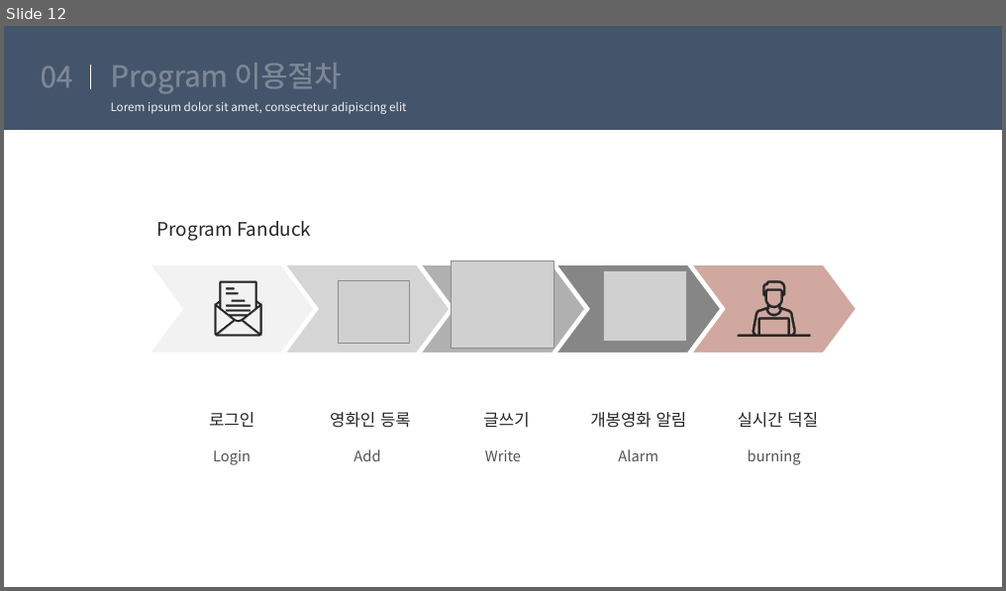
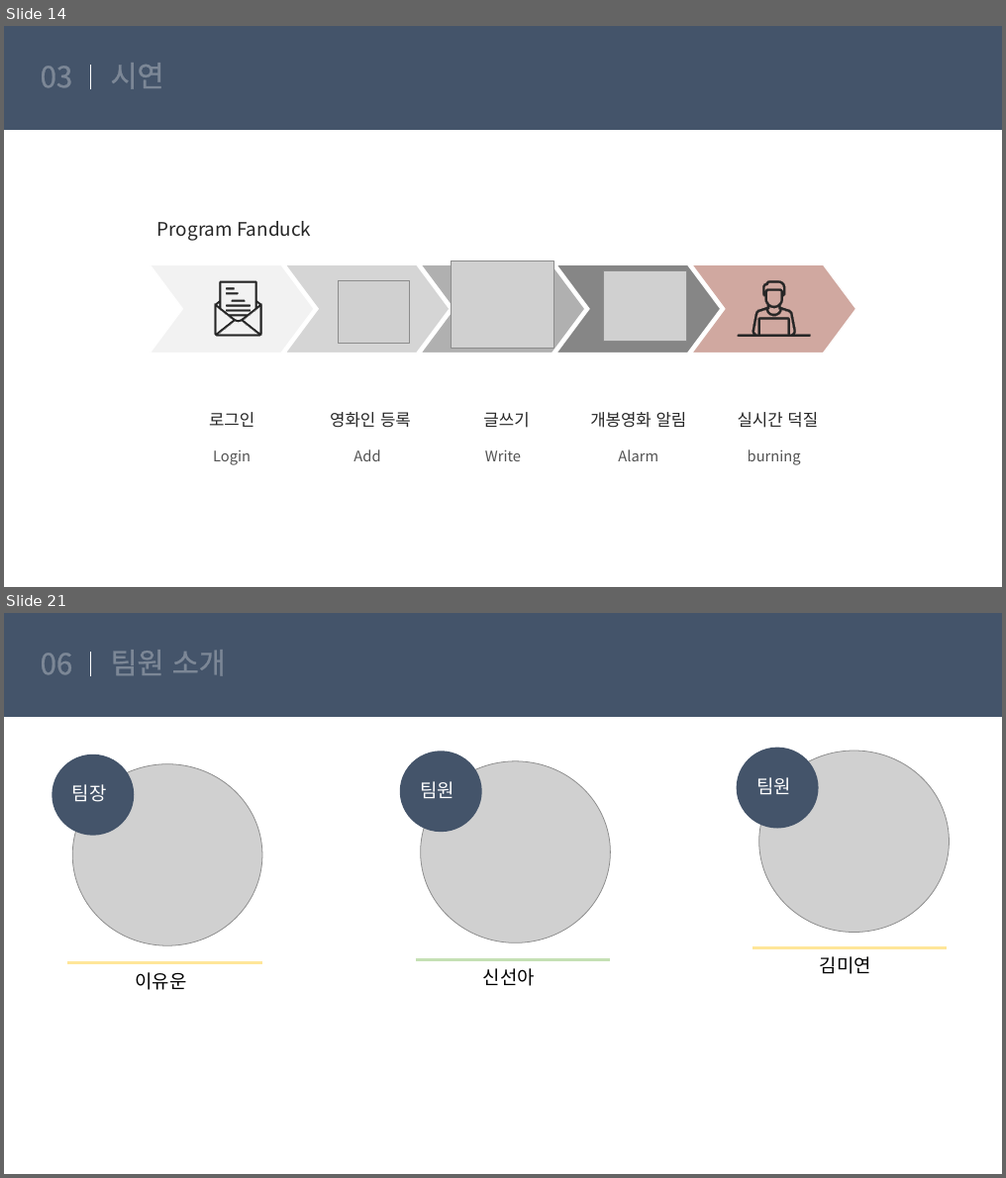
Before and after one commit to suna05/fanduck, a slide deck: uoonleen/8월 29일_ppt/Fanduck.pptx. Shown one above the other, each under a label of ours: slide 12 before the commit, slides 14 and 21 after it; the slides between them are not shown. The pictures are 1006x591 and 1006x1178 pixels, drawn with LibreOffice and Linux fonts; fonts in the diff are those of the drawing; grey boxes stand for pictures. Boxes give left, top, right and bottom in pixels: in the first picture for what was removed or moved away, otherwise in the second. Text is boxed around its words. In the diff, an @@ line names an element or a change of style, - is before the commit and + after.

```diff
--- a/uoonleen/8월 29일_ppt/Fanduck.pptx
+++ b/uoonleen/8월 29일_ppt/Fanduck.pptx
@@ slide 21 added at (x1=4, y1=613, x2=1002, y2=1174), background #FFFFFF; not listed: 2 template elements that a slide beside it also shows @@
@@ text added at (x1=41, y1=653, x2=73, y2=674), 28 pt, text #FFFFFF @@
+06
@@ title added at (x1=111, y1=650, x2=226, y2=676), 28 pt, text #FFFFFF @@
+팀원 소개
@@ ellipse added at (x1=52, y1=755, x2=135, y2=836), fill #44546A @@
@@ ellipse added at (x1=400, y1=751, x2=482, y2=832), fill #44546A @@
@@ ellipse added at (x1=737, y1=747, x2=819, y2=828), fill #44546A @@
@@ ellipse added at (x1=758, y1=751, x2=946, y2=931), fill #FFFFFF @@
@@ picture added at (x1=759, y1=751, x2=949, y2=933) @@
@@ text added at (x1=72, y1=784, x2=107, y2=802), 18 pt, text #FFFFFF @@
+팀장
@@ picture added at (x1=73, y1=764, x2=263, y2=947) @@
@@ ellipse added at (x1=74, y1=766, x2=262, y2=947), fill #FFFFFF @@
@@ picture added at (x1=420, y1=761, x2=611, y2=943) @@
@@ text added at (x1=420, y1=781, x2=454, y2=799), 18 pt, text #FFFFFF @@
+팀원
@@ ellipse added at (x1=423, y1=762, x2=611, y2=943), fill #FFFFFF @@
@@ text added at (x1=756, y1=777, x2=791, y2=795), 18 pt, text #FFFFFF @@
+팀원
@@ line added from (67, 963) to (262, 963), #FFE699 3 pt @@
@@ line added from (416, 959) to (611, 959), #C5E0B4 3 pt @@
@@ text added at (x1=483, y1=968, x2=535, y2=986), 18 pt, text #000000 @@
+신선아
@@ line added from (752, 949) to (947, 949), #FFE699 3 pt @@
@@ text added at (x1=820, y1=957, x2=871, y2=974), 18 pt, text #000000 @@
+김미연
@@ text added at (x1=135, y1=972, x2=186, y2=990), 18 pt, text #000000 @@
+이유운
@@ what was slide 12 is now slide 14 @@
@@ slide 14 changed as well @@
@@ text at (x1=41, y1=66, x2=73, y2=87): text changed @@
-04
+03
@@ title at (x1=111, y1=63, x2=164, y2=89): text changed @@
-Program 이용절차
+시연
@@ text removed at (x1=111, y1=101, x2=406, y2=114) @@
-Lorem ipsum dolor sit amet, consectetur adipiscing elit
```
Also in this commit, not shown: 10 other slides changed, 10 other slides added, 1 slide removed.
